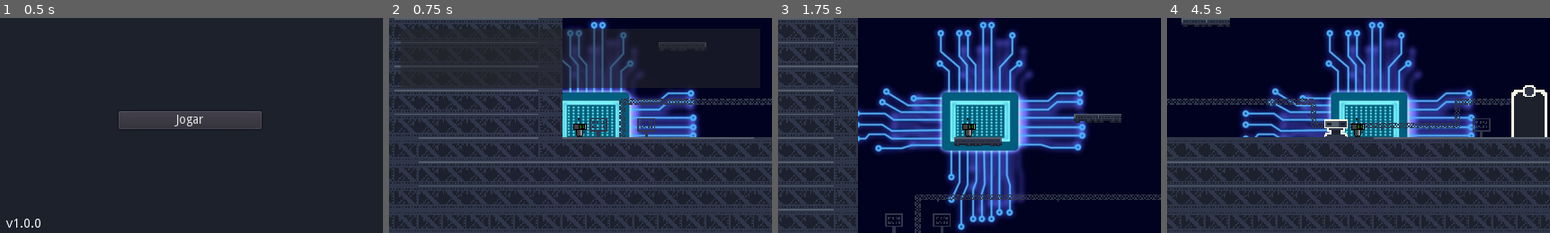
Above: before the commit, frames 1-4 (left to right).
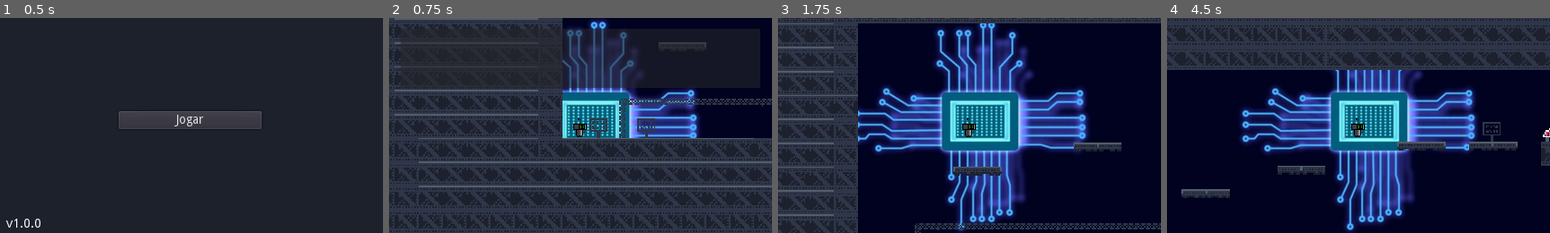
Above: after the commit, the same moments.

Repository: Raimdrs/Circuitron
Game: Godot game, scene res://scenes/ui/main_menu/main_menu.tscn
Same seed, same stepped clock (60 frames per second), same inputs: the game is played once before the commit and once after it.
Inputs:
- Up to frame 1 (0.5 s): no input
- Up to frame 2 (0.75 s): click "Jogar" at 0.5 s
- Up to frame 3 (1.75 s): tap Enter at 1.25 s; hold Right (ui_right) from 1.28 s (still down); tap Up (ui_up) at 1.52 s
- Up to frame 4 (4.5 s): tap Up (ui_up) at 2.27, 3.77 s; release Right (ui_right) at 2.78 s; hold Left (ui_left) 2.78-3.53 s; hold Right (ui_right) from 3.53 s (still down)

Frame 1 is identical in both runs. In frame 2, 5.3% of the frame differs, in the area x 0-100%, y 1-100%; in frame 3, 17%; in frame 4, 71%, in the area x 0-100%, y 0-100%.
Error in both runs: Invalid set index 'visible' (on base: 'Node2D (dialog_text.gd)') with value of type 'Nil'. (res://scenes/dialog_text/dialog_text.gd:11)

Commit message:
feat: adiciona imagens de espinhos e remove script actor

Diff:
--- a/project.godot
+++ b/project.godot
@@ -9,11 +9,6 @@
 config_version=4
 
 _global_script_classes=[ {
-"base": "Reference",
-"class": "actor",
-"language": "GDScript",
-"path": "res://scenes/player/actor.gd"
-}, {
 "base": "RigidBody2D",
 "class": "gate",
 "language": "GDScript",
@@ -64,13 +59,12 @@
 "language": "GDScript",
 "path": "res://scenes/pedestals/pedestal_two_type_a.gd"
 }, {
-"base": "actor",
+"base": "KinematicBody2D",
 "class": "player",
 "language": "GDScript",
 "path": "res://scenes/player/player.gd"
 } ]
 _global_script_class_icons={
-"actor": "",
 "gate": "",
 "gate_and": "",
 "gate_nand": "",
--- a/scenes/player/actor.gd
+++ /dev/null
@@ -1,12 +0,0 @@
-class_name actor
-extends KinematicBody2D
-
-export var speed = Vector2(150.0, 500.0)
-onready var gravity = ProjectSettings.get("physics/2d/default_gravity")
-
-var _velocity = Vector2.ZERO
-
-const floor_normal = Vector2.UP
-
-func _physics_process(delta):
-	_velocity.y += gravity * delta
--- a/scenes/player/player.gd
+++ b/scenes/player/player.gd
@@ -1,9 +1,13 @@
-class_name player
-extends actor
+class_name player extends KinematicBody2D
 
-const UP = Vector2(0,-1)
+export var speed = Vector2(150.0, 500.0)
+onready var gravity = ProjectSettings.get("physics/2d/default_gravity")
+
 const ACCELERATION = 30
+
 var can_pick = true
+var _velocity = Vector2.ZERO
+
 onready var animation_player = $animation
 
 func _physics_process(_delta):
@@ -26,16 +30,16 @@
 		if Input.is_action_just_pressed("ui_up"):
 			_velocity.y = -speed.y
 			$jump.play()
-		if friction == true:
+		if friction:
 			_velocity.x = lerp(_velocity.x , 0, 0.2)
 	else:
 		if _velocity.y > 0:
 			anim_switch("fall")
 		else:
 			anim_switch("jump")
-		if friction == true:
+		if friction:
 			_velocity.x = lerp(_velocity.x , 0, 0.6)
-	_velocity = move_and_slide(_velocity, UP)
+	_velocity = move_and_slide(_velocity, Vector2.UP)
 
 
 func anim_switch(animation):
--- a/scenes/player/player.tscn
+++ b/scenes/player/player.tscn
@@ -1,7 +1,6 @@
-[gd_scene load_steps=10 format=2]
+[gd_scene load_steps=9 format=2]
 
 [ext_resource path="res://scenes/player/player.gd" type="Script" id=1]
-[ext_resource path="res://assets/art/game/sprites/custom/light.jpg" type="Texture" id=2]
 [ext_resource path="res://assets/audio/sfx/jump.wav" type="AudioStream" id=3]
 [ext_resource path="res://assets/art/game/sprites/spritesheet (1).png" type="Texture" id=4]
 
@@ -62,7 +61,6 @@
 }
 
 [node name="player" type="KinematicBody2D"]
-position = Vector2( 128, 74 )
 script = ExtResource( 1 )
 speed = Vector2( 150, 475 )
 
@@ -93,10 +91,6 @@
 [node name="dialog" type="Position2D" parent="Camera2D"]
 position = Vector2( -120, -65 )
 
-[node name="Light2D" type="Light2D" parent="."]
-texture = ExtResource( 2 )
-energy = 0.6
-
 [node name="jump" type="AudioStreamPlayer" parent="."]
 stream = ExtResource( 3 )
 volume_db = -25.0
Binary file changed: assets/art/game/sprites/industrial/industrial.v2.png
